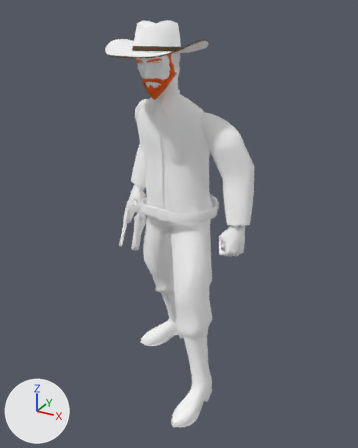
Renders of the glTF model public/experiments/out-west/3d/native-v2/baked/outlaw-2.glb from each side of a commit.
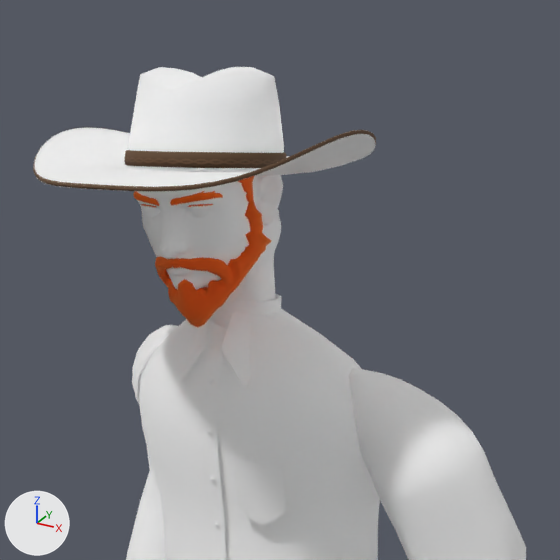
Each version is shown whole from a 50 mm lens placed at (1.128, -1.962, 1.935), pointed at (0.024, 0.045, 0.932), then close up on the part from 26% to 74% of the width and 0% to 38% of the height. Every picture has the same lights, and +X, +Y and +Z are marked at lower left. The older version's two pictures come first. Where no turn or scale is listed for an object, it has been applied to the vertices.

In view in the first close-up: 'Bound brim edge', 'Felt crown', 'Fitted hatband', 'native.skin-part.80.1', 'native.skin-part.80.2' and 1 more.
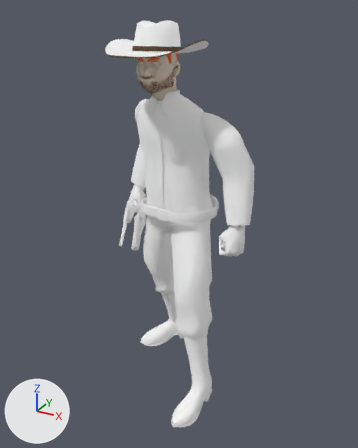
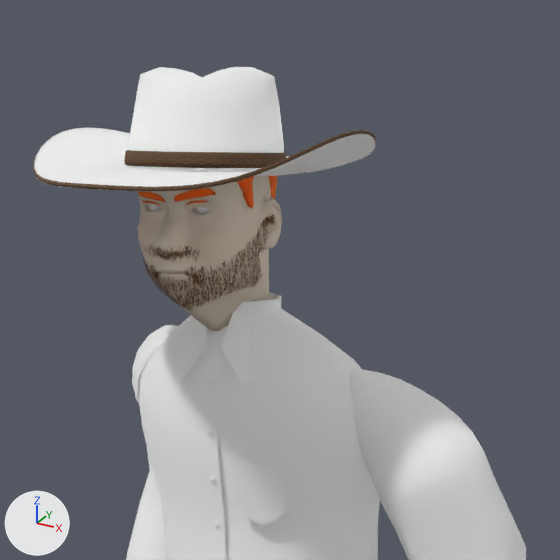
Location of each change, (x1, y1, x2, y2) in pixels of the close-ups (560 x 560 px):
'native.skin-part.80.1', no longer drawn
    before: (133, 175, 283, 328)
'native.skin-part.83.2', added
    after: (138, 176, 282, 331)
'native.skin-part.83.1', added (brown)
    after: (143, 214, 275, 311)
'native.skin-part.83.0', added (brown)
    after: (138, 175, 277, 214)

The change, as a diff of the scene's bpy script:
```diff
--- a/public/experiments/out-west/3d/native-v2/baked/outlaw-2.glb.py
+++ b/public/experiments/out-west/3d/native-v2/baked/outlaw-2.glb.py
@@ mat_field_worn_skin @@
+mat_field_worn_skin = bpy.data.materials.new('Field-worn skin')
+# nodes: BsdfPrincipled, Mix, OutputMaterial, VertexColor
+# colours: pale yellow #f2e2ce, mixed with the vertex colours
@@ mat_calhoun_auburn_whiskers_003 @@
+mat_calhoun_auburn_whiskers_003 = bpy.data.materials.new('Calhoun auburn whiskers.003')
+# nodes: BsdfPrincipled, Mix, OutputMaterial, VertexColor
+# colours: brown #936947, mixed with the vertex colours
@@ me_skin_part_1_part_2 @@
+me_skin_part_1_part_2.from_pydata(...)  # 4297 vertices, 8540 faces; spans x -0.123..0.068, y -0.173..0.08, z 1.517..1.848
+me_skin_part_1_part_2.materials.append(mat_field_worn_skin)
@@ me_skin_part_1_part_1 @@
+me_skin_part_1_part_1.from_pydata(...)  # 31655 vertices, 18993 faces; spans x -0.117..0.062, y -0.175..-0.028, z 1.583..1.702
+me_skin_part_1_part_1.materials.append(mat_calhoun_auburn_whiskers_003)
@@ me_skin_part_1_part_0 @@
+me_skin_part_1_part_0.from_pydata(...)  # 1590 vertices, 2931 faces; spans x -0.349..0.403, y -0.154..0.245, z 0.864..1.85
+me_skin_part_1_part_0.materials.append(mat_character)
@@ ob_native_skin_part_80_1 @@
-ob_native_skin_part_80_1 = bpy.data.objects.new('native.skin-part.80.1', me_skin_part_1)
-ob_native_skin_part_80_1.location = (0.0, 0.0, 0.00348)
-ob_native_skin_part_80_1.rotation_euler = (-1.571, 0.0, 0.0)  # degrees (-90, 0, 0)
-ob_native_skin_part_80_1.scale = (1.05, 1.05, 1.05)
+ob_native_skin_part_80_1 = bpy.data.objects.new('native.skin-part.80.1', None)
+ob_native_skin_part_80_1.parent = ob_character_001
+ob_native_skin_part_80_1.location = (0.0, 0.0, 0.0)
@@ ob_native_skin_part_83_2 @@
+ob_native_skin_part_83_2 = bpy.data.objects.new('native.skin-part.83.2', me_skin_part_1_part_2)
+ob_native_skin_part_83_2.location = (0.0, 0.0, 0.003)
@@ ob_native_skin_part_83_1 @@
+ob_native_skin_part_83_1 = bpy.data.objects.new('native.skin-part.83.1', me_skin_part_1_part_1)
+ob_native_skin_part_83_1.location = (0.0, 0.0, 0.003)
@@ ob_native_skin_part_83_0 @@
+ob_native_skin_part_83_0 = bpy.data.objects.new('native.skin-part.83.0', me_skin_part_1_part_0)
+ob_native_skin_part_83_0.location = (0.0, 0.0, 0.003)
```
